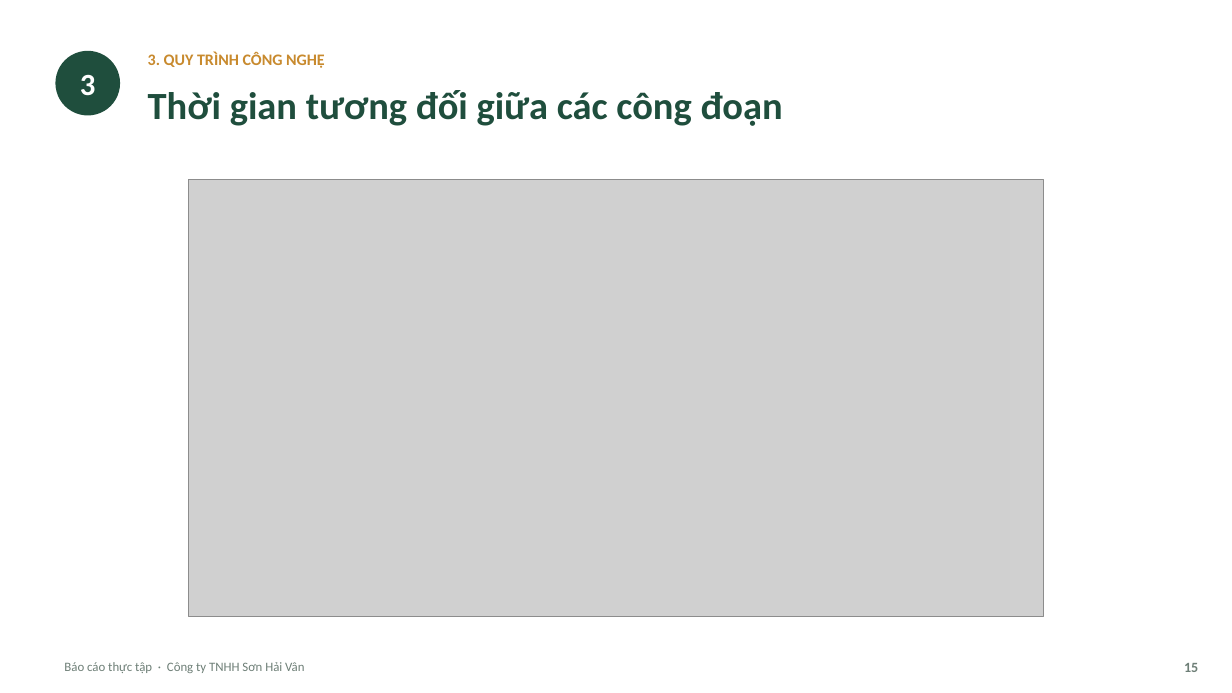
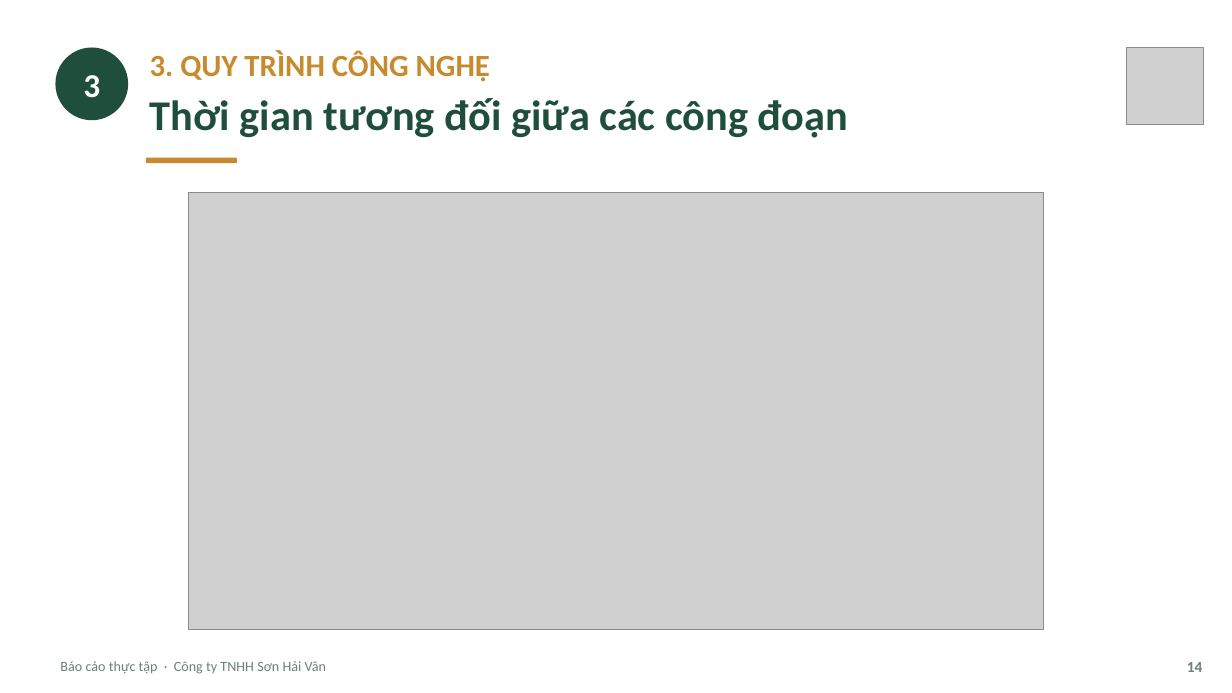
Before and after one commit to tranconcoder/pubic-resources, a slide deck: slide 14 of SuHeo/Báo cáo thực tập - Sơn Hải Vân.pptx (slide 15 before the commit). Drawn at 1232x693 pixels with LibreOffice and Linux fonts; fonts in the diff are those of the drawing; grey boxes stand for pictures. Boxes give left, top, right and bottom in pixels: in the first picture for what was removed or moved away, otherwise in the second. Text is boxed around its words. In the diff, an @@ line names an element or a change of style, - is before the commit and + after.

```diff
--- a/SuHeo/Báo cáo thực tập - Sơn Hải Vân.pptx
+++ b/SuHeo/Báo cáo thực tập - Sơn Hải Vân.pptx
@@ ellipse "3": place and size @@
-ellipse "3" at (55,51,120,116)
+ellipse "3" at (55,47,128,120)
@@ ellipse "3" at (55,47,128,120): size 24 to 26 pt @@
@@ text "3. QUY TRÌNH CÔNG NGHỆ" at (150,50,490,82): size 12.5 to 24 pt @@
@@ picture added at (1127,47,1203,124) @@
@@ text "Thời gian tương đối giữa ...": place and size @@
-text "Thời gian tương đối giữa ..." at (148,90,783,126)
+text "Thời gian tương đối giữa ..." at (150,98,848,138)
@@ text "Thời gian tương đối giữa ..." at (150,98,848,138): size 30 to 33 pt @@
@@ rounded rectangle added at (146,158,237,164), fill #C88A2E @@
@@ picture: place and size @@
-picture at (189,180,1044,616)
+picture at (189,192,1044,628)
@@ text "Báo cáo thực tập · ..." at (60,661,326,674): size 10 to 11 pt @@
@@ text removed at (1184,663,1198,672) @@
-15
@@ text added at (1187,662,1203,672), 12 pt, text #6E7F77, bold @@
+14
```
Also in this commit, not shown: 21 other slides changed, 13 slides added, 10 slides removed, 1 other file.
